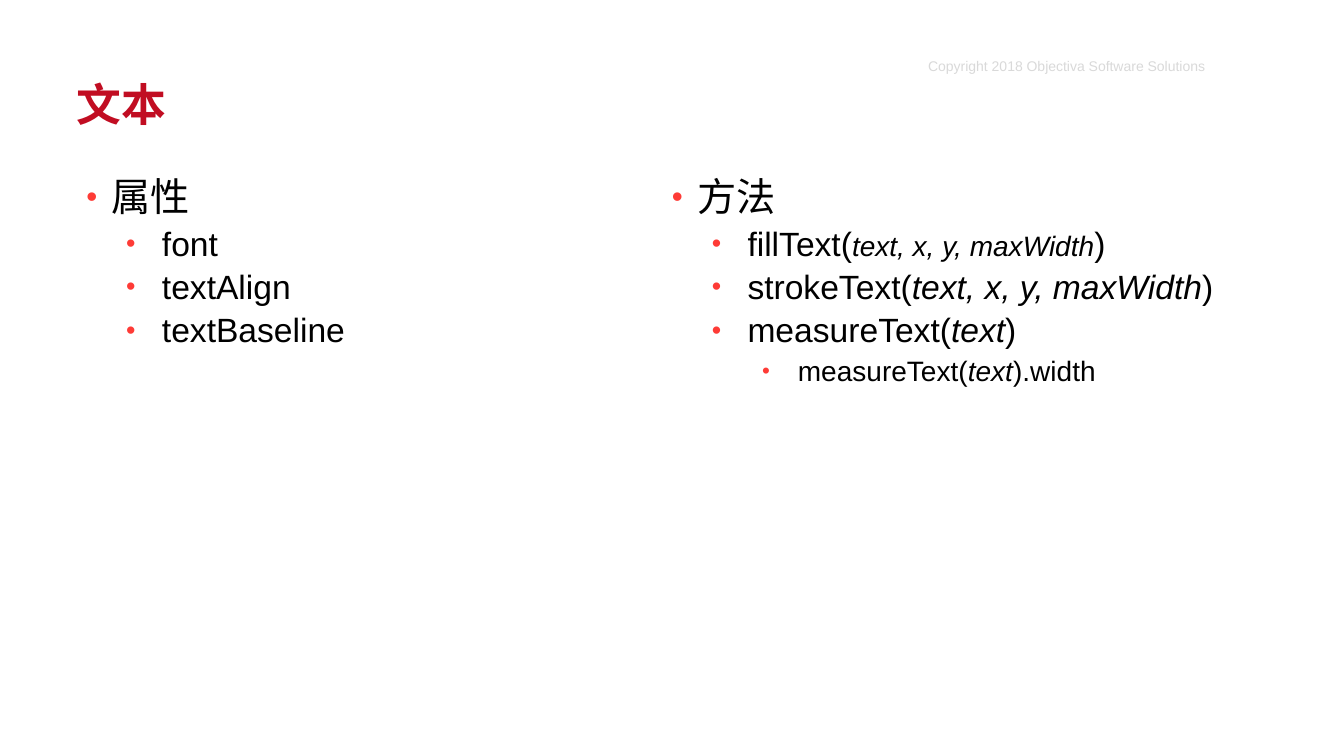
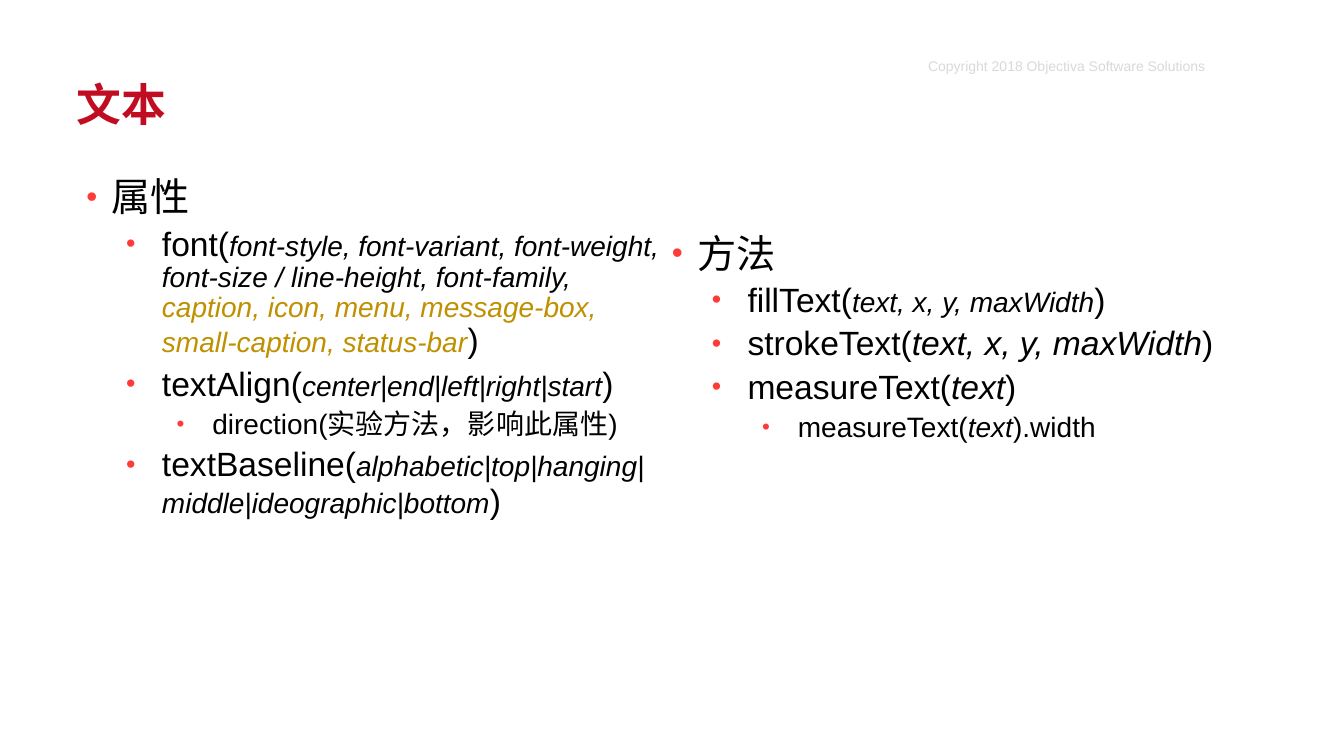
Before and after one commit to LwCoderNovice/canvasDemo, a slide deck: slide 10 of canvas.pptx. Drawn at 1344x756 pixels with LibreOffice and Linux fonts; fonts in the diff are those of the drawing; background and template pictures are left out. Boxes give left, top, right and bottom in pixels: in the first picture for what was removed or moved away, otherwise in the second. Text is boxed around its words. In the diff, an @@ line names an element or a change of style, - is before the commit and + after.

```diff
--- a/canvas.pptx
+++ b/canvas.pptx
@@ text at (x1=162, y1=231, x2=659, y2=518): text changed; size 24 to 20 pt; italic on @@
-  • font
-  • textAlign
-  • textBaseline
+  • font(font-style, font-variant, font-weight, font-size / line-height, font-family, caption, icon, menu, message-box, small-caption, status-bar)
+  • textAlign(center|end|left|right|start)
+    • direction(实验方法，影响此属性)
+  • textBaseline(alphabetic|top|hanging|middle|ideographic|bottom)
```
Also in this commit, not shown: 6 other files.
